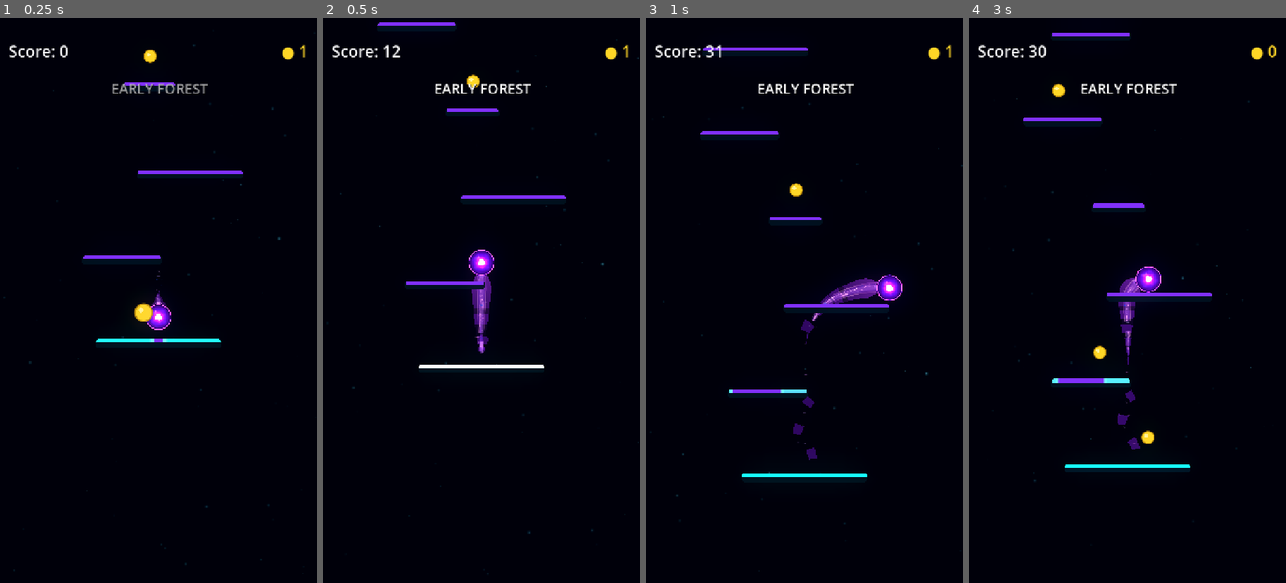
Above: before the commit, frames 1-4 (left to right).
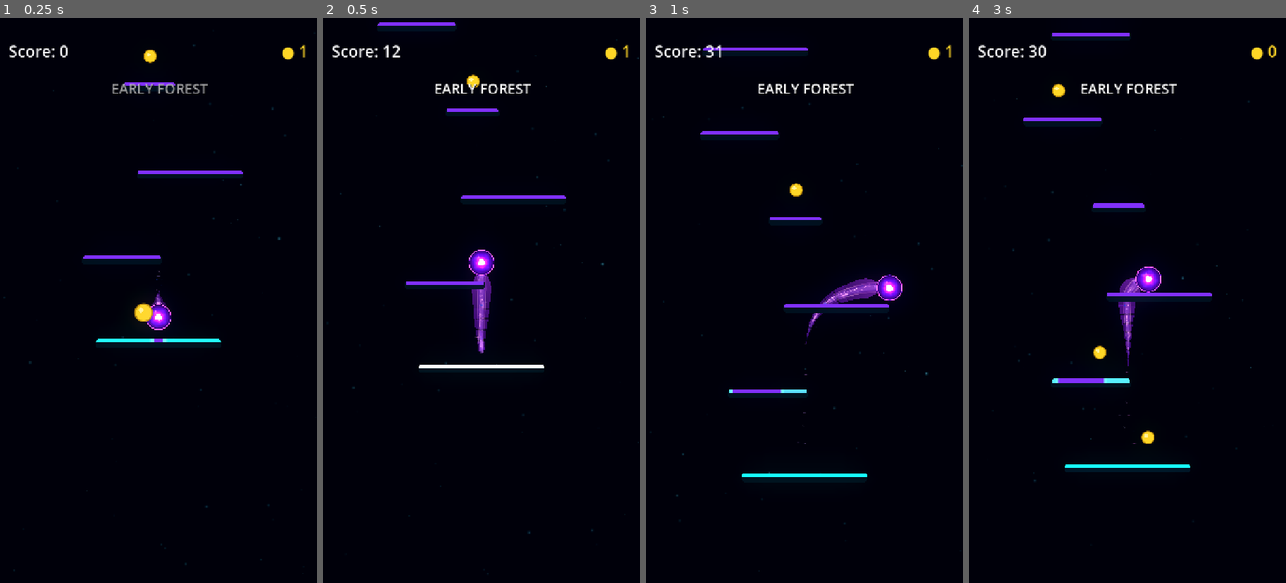
Above: after the commit, the same moments.

Repository: Kryodo/TowerJump
Game: Godot game, scene res://scenes/main.tscn
The game is run twice, just before and just after one commit, with the same random seed, the same clock (stepped at 60 frames per second) and the same inputs.
Inputs (mouse positions are in pixels of both pictures, inside the frame that each line leads up to):
- Up to frame 1 (0.25 s): no input
- Up to frame 2 (0.5 s): no input
- Up to frame 3 (1 s): move the mouse to (874, 272) at 0.52 s; hold Right (ui_right) from 0.53 s (still down); click (874, 272) at 0.67 s
- Up to frame 4 (3 s): release Right (ui_right) at 1.25 s; drag from (1064, 328) to (1117, 193) at 1.27 s; click "Nochmal spielen" at 2 s; move the mouse to (1159, 176) at 2.77 s; hold Right (ui_right) from 2.78 s (still down)

Frame 1 is identical in both runs. In frame 2, 0.1% of the frame differs, in the area x 47-53%, y 51-59%; in frame 3, 0.3%; in frame 4, 0.3%, in the area x 46-54%, y 50-77%.

Commit message:
Trigger comet shedding on confirmed landing

Diff:
--- a/scripts/ball_trail.gd
+++ b/scripts/ball_trail.gd
@@ -14,7 +14,7 @@
 const UNIFIED_HEAD_ARC_SEGMENTS: int = 20
 const ORB_RIM_CENTER_RADIUS_RATIO: float = 0.93
 const SHED_CONNECTED_END_PROGRESS: float = 0.38
-const SHED_GEOMETRY_PIECE_CAPACITY: int = 12
+const SHED_GEOMETRY_PIECE_CAPACITY: int = 24
 const MAX_ACTIVE_SHED_BREAKS: int = 3
 
 @export_category("Visual Palette")
@@ -22,7 +22,6 @@
 
 @export_category("Comet Shedding")
 @export var shedding_enabled: bool = true
-@export_range(0.06, 0.5, 0.01) var shed_fragment_interval: float = 0.14
 
 @onready var _energy_line: Line2D = $EnergyLine
 @onready var _trail_aura: Line2D = $TrailAura
@@ -39,8 +38,9 @@
 var _trail_time: float = 0.0
 var _last_emission_direction: Vector2 = Vector2.DOWN
 var _ball_surface_radius: float = 29.9
-var _shed_spawn_clock: float = 0.0
 var _shed_sequence: int = 0
+var _pending_landing_shed: bool = false
+var _landing_feedback_controller: Node = null
 var _detached_shed_fragments: Array[Dictionary] = []
 var _shed_geometry_pieces: Array[Polygon2D] = []
 var _shed_piece_ranges: Array[Dictionary] = []
@@ -68,6 +68,37 @@
 	_initialize_shed_geometry_pieces()
 	_update_trail_lines()
 	_update_rim_breath()
+	call_deferred("_connect_landing_feedback")
+
+
+func _connect_landing_feedback() -> void:
+	var scene_root: Node = get_tree().current_scene
+	if scene_root == null:
+		return
+
+	# Reuse the existing confirmed-landing event; the trail owns only its
+	# visual reaction and does not infer contact from ball velocity.
+	var controller: Node = scene_root.get_node_or_null("LandingFeedbackController")
+	if controller == null or not controller.has_signal("landing_confirmed"):
+		return
+
+	var callback := Callable(self, "_on_landing_confirmed")
+	if not controller.is_connected("landing_confirmed", callback):
+		controller.connect("landing_confirmed", callback)
+	_landing_feedback_controller = controller
+
+
+func _on_landing_confirmed(event: LandingEvent) -> void:
+	if not shedding_enabled or event == null:
+		return
+
+	var ball := get_parent() as CharacterBody2D
+	if ball == null or event.ball != ball:
+		return
+
+	# Queue the release until this frame's trail geometry has been rebuilt.
+	# One confirmed landing requests one genuine polygon fragment.
+	_pending_landing_shed = true
 
 
 func _measure_ball_surface_radius() -> float:
@@ -225,10 +256,9 @@
 		return
 
 	_trail_time += delta
-	if shedding_enabled:
-		_shed_spawn_clock += delta
-	else:
+	if not shedding_enabled:
 		_shed_break_events.clear()
+		_pending_landing_shed = false
 	var current_world_position: Vector2 = ball.global_position
 	var movement: Vector2 = current_world_position - _previous_ball_position
 	var distance_from_trail: float = movement.length()
@@ -489,11 +519,10 @@
 				)
 		_unified_contour.points = contour_points
 
-	# Emit one actual polygon shard from the lower trail at intervals. Shader
-	# fractures remove material from the parent trail while these pieces drift
-	# independently, so the breakup reads as shed geometry rather than sparks.
-	if shedding_enabled and _shed_spawn_clock >= shed_fragment_interval:
-		_shed_spawn_clock = 0.0
+	# Only a confirmed landing can release material. The source polygon and
+	# its linked gap are captured after the current frame's geometry rebuild.
+	if _pending_landing_shed:
+		_pending_landing_shed = false
 		_spawn_shed_fragment(
 			path, cumulative_distances, total_distance, tangents, normals, half_widths
 		)
@@ -567,7 +596,8 @@
 	var end_id: int = int(selected["end_id"])
 	_shed_break_events.append({
 		"start_id": start_id,
-		"end_id": end_id
+		"end_id": end_id,
+		"slant_direction": 1.0 if _shed_sequence % 2 == 0 else -1.0
 	})
 
 	# Remove this very section immediately. Its anchor IDs keep the matching
@@ -599,7 +629,6 @@
 		"base_alpha": 1.0
 	})
 	_shed_sequence += 1
-	_shed_spawn_clock = 0.0
 	_sync_shed_gap_materials(cumulative_distances, total_distance)
 
 
@@ -641,9 +670,9 @@
 		_shed_piece_material.set_shader_parameter("solid_piece", 1.0)
 		_shed_piece_material.set_shader_parameter("shedding_amount", 1.0)
 		_detached_piece_material = _shed_piece_material.duplicate() as ShaderMaterial
-		_detached_piece_material.set_shader_parameter("shed_gap_0", Vector2(-1.0, -1.0))
-		_detached_piece_material.set_shader_parameter("shed_gap_1", Vector2(-1.0, -1.0))
-		_detached_piece_material.set_shader_parameter("shed_gap_2", Vector2(-1.0, -1.0))
+		_detached_piece_material.set_shader_parameter("shed_gap_0", Vector4(-1.0, -1.0, 0.0, 0.0))
+		_detached_piece_material.set_shader_parameter("shed_gap_1", Vector4(-1.0, -1.0, 0.0, 0.0))
+		_detached_piece_material.set_shader_parameter("shed_gap_2", Vector4(-1.0, -1.0, 0.0, 0.0))
 
 	for piece_index in range(SHED_GEOMETRY_PIECE_CAPACITY):
 		var piece := Polygon2D.new()
@@ -721,15 +750,15 @@
 	var polygon_points := PackedVector2Array()
 	var polygon_uvs := PackedVector2Array()
 	var length: float = end_distance - start_distance
-	var start_skew: float = minf(length * 0.12, 1.2)
-	var end_skew: float = minf(length * 0.10, 1.0)
-
-	# Keep the chipped ends inside their own source interval. This prevents a
-	# neighboring piece from protruding back into a persistent detachment gap.
+	var start_skew: float = minf(length * 0.20, 3.0)
+	var end_skew: float = minf(length * 0.17, 2.5)
+
+	# Keep both sides inside the source interval, but angle the ends more
+	# clearly so detachments read as chevrons instead of flat slices.
 	var start_right_distance: float = start_distance + start_skew
-	var start_left_distance: float = start_distance + start_skew * 0.25
+	var start_left_distance: float = start_distance + start_skew * 0.18
 	var end_right_distance: float = end_distance - end_skew
-	var end_left_distance: float = end_distance - end_skew * 0.25
+	var end_left_distance: float = end_distance - end_skew * 0.18
 
 	var start_right_section: Dictionary = _sample_trail_cross_section(
 		start_right_distance, path, cumulative_distances, tangents, normals, half_widths
@@ -802,8 +831,12 @@
 
 	# The connected head transitions into a nearly continuous segmented tail.
 	# Only an event-locked source interval creates a pronounced missing chunk.
-	var cursor: float = total_distance * SHED_CONNECTED_END_PROGRESS
-	cursor += clampf(total_distance * 0.04, 5.0, 11.0)
+	# Slightly overlap the first tail island with the connected neck. The former
+	# positive offset left an empty slice here before any detachment occurred.
+	var cursor: float = maxf(
+		total_distance * SHED_CONNECTED_END_PROGRESS - 1.8,
+		0.0
+	)
 	var tail_limit: float = total_distance * 0.985
 	var slot_index: int = 0
 	while cursor < tail_limit and slot_index < _shed_geometry_pieces.size():
@@ -851,7 +884,7 @@
 		# Always advance, including when this interval overlaps a live break.
 		# The previous implementation advanced only after drawing a piece,
 		# so one existing break could stall the whole geometry reconstruction.
-		cursor = piece_end + clampf(lerpf(0.6, 1.3, seed_b), 0.6, 1.5)
+		cursor = piece_end + clampf(lerpf(0.25, 0.65, seed_b), 0.2, 0.8)
 		slot_index += 1
 
 	_sync_shed_gap_materials(cumulative_distances, total_distance)
@@ -876,10 +909,9 @@
 		var event: Dictionary = _shed_break_events[event_index]
 		var start_index: int = _point_ids.find(int(event["start_id"]))
 		var end_index: int = _point_ids.find(int(event["end_id"]))
-		# Keep a break while either boundary sample survives. When the older
-		# boundary leaves the capped trail, the hole contracts naturally from
-		# the tail instead of the original source geometry suddenly respawning.
-		if start_index < 0 and end_index < 0:
+		# A gap belongs to the exact source interval. Once either boundary sample
+		# leaves history, that interval has aged out and its mask is removed.
+		if start_index < 0 or end_index < 0:
 			_shed_break_events.remove_at(event_index)
 
 
@@ -892,21 +924,11 @@
 	for event in _shed_break_events:
 		var start_index: int = _point_ids.find(int(event["start_id"]))
 		var end_index: int = _point_ids.find(int(event["end_id"]))
-		if start_index < 0 and end_index < 0:
+		if start_index < 0 or end_index < 0:
 			continue
-
-		var event_start: float = 0.0
-		var event_end: float = total_distance
-		if start_index >= 0 and end_index >= 0:
-			event_start = cumulative_distances[mini(start_index, end_index)]
-			event_end = cumulative_distances[maxi(start_index, end_index)]
-		elif start_index >= 0:
-			event_start = cumulative_distances[start_index]
-		elif end_index >= 0:
-			event_end = cumulative_distances[end_index]
-
-		# If one boundary has aged out, extend only that side to the trail end.
-		# This keeps the remaining material absent until its samples age away.
+		var event_start: float = cumulative_distances[mini(start_index, end_index)]
+		var event_end: float = cumulative_distances[maxi(start_index, end_index)]
+		# Ignore touching endpoints; only skip the source range itself.
 		if event_start < interval_end - 0.8 and event_end > interval_start + 0.8:
 			return true
 	return false
@@ -916,33 +938,30 @@
 	cumulative_distances: Array[float],
 	total_distance: float
 ) -> void:
-	var intervals: Array[Vector2] = [
-		Vector2(-1.0, -1.0),
-		Vector2(-1.0, -1.0),
-		Vector2(-1.0, -1.0)
+	var intervals: Array[Vector4] = [
+		Vector4(-1.0, -1.0, 0.0, 0.0),
+		Vector4(-1.0, -1.0, 0.0, 0.0),
+		Vector4(-1.0, -1.0, 0.0, 0.0)
 	]
 	if shedding_enabled and total_distance > 0.01:
 		for event_index in range(mini(_shed_break_events.size(), MAX_ACTIVE_SHED_BREAKS)):
 			var event: Dictionary = _shed_break_events[event_index]
 			var start_index: int = _point_ids.find(int(event["start_id"]))
 			var end_index: int = _point_ids.find(int(event["end_id"]))
-			if start_index < 0 and end_index < 0:
+			if start_index < 0 or end_index < 0:
 				continue
 
-			var start_distance: float = 0.0
-			var end_distance: float = total_distance
-			if start_index >= 0 and end_index >= 0:
-				start_distance = cumulative_distances[mini(start_index, end_index)]
-				end_distance = cumulative_distances[maxi(start_index, end_index)]
-			elif start_index >= 0:
-				start_distance = cumulative_distances[start_index]
-			elif end_index >= 0:
-				end_distance = cumulative_distances[end_index]
-
+			var start_distance: float = cumulative_distances[mini(start_index, end_index)]
+			var end_distance: float = cumulative_distances[maxi(start_index, end_index)]
 			if end_distance - start_distance > 0.01:
-				intervals[event_index] = Vector2(
+				var gap_width: float = end_distance - start_distance
+				var slant_direction: float = float(event.get("slant_direction", 1.0))
+				var slant_distance: float = minf(gap_width * 0.22, 5.0) * slant_direction
+				intervals[event_index] = Vector4(
 					start_distance / total_distance,
-					end_distance / total_distance
+					end_distance / total_distance,
+					slant_distance / total_distance,
+					0.0
 				)
 
 	var materials: Array[ShaderMaterial] = []
